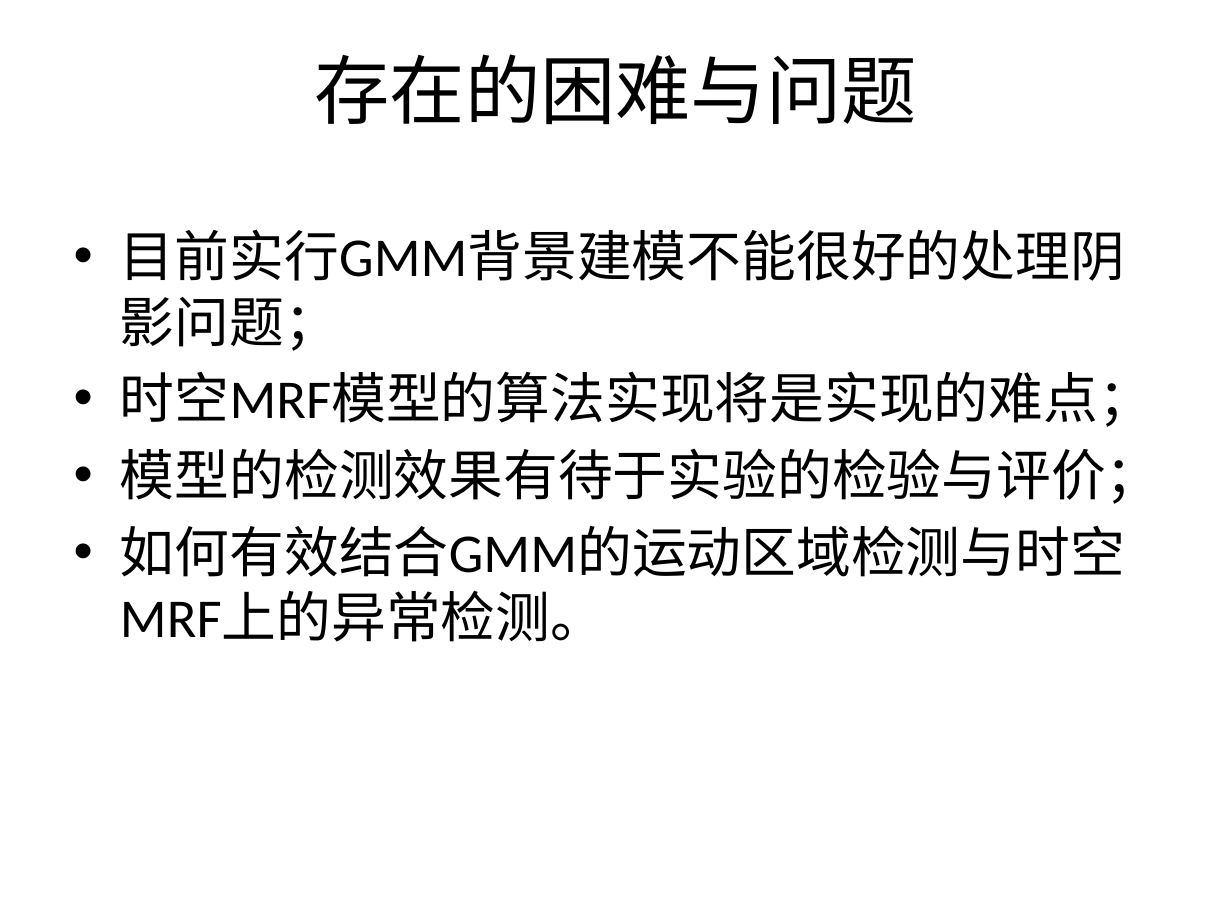
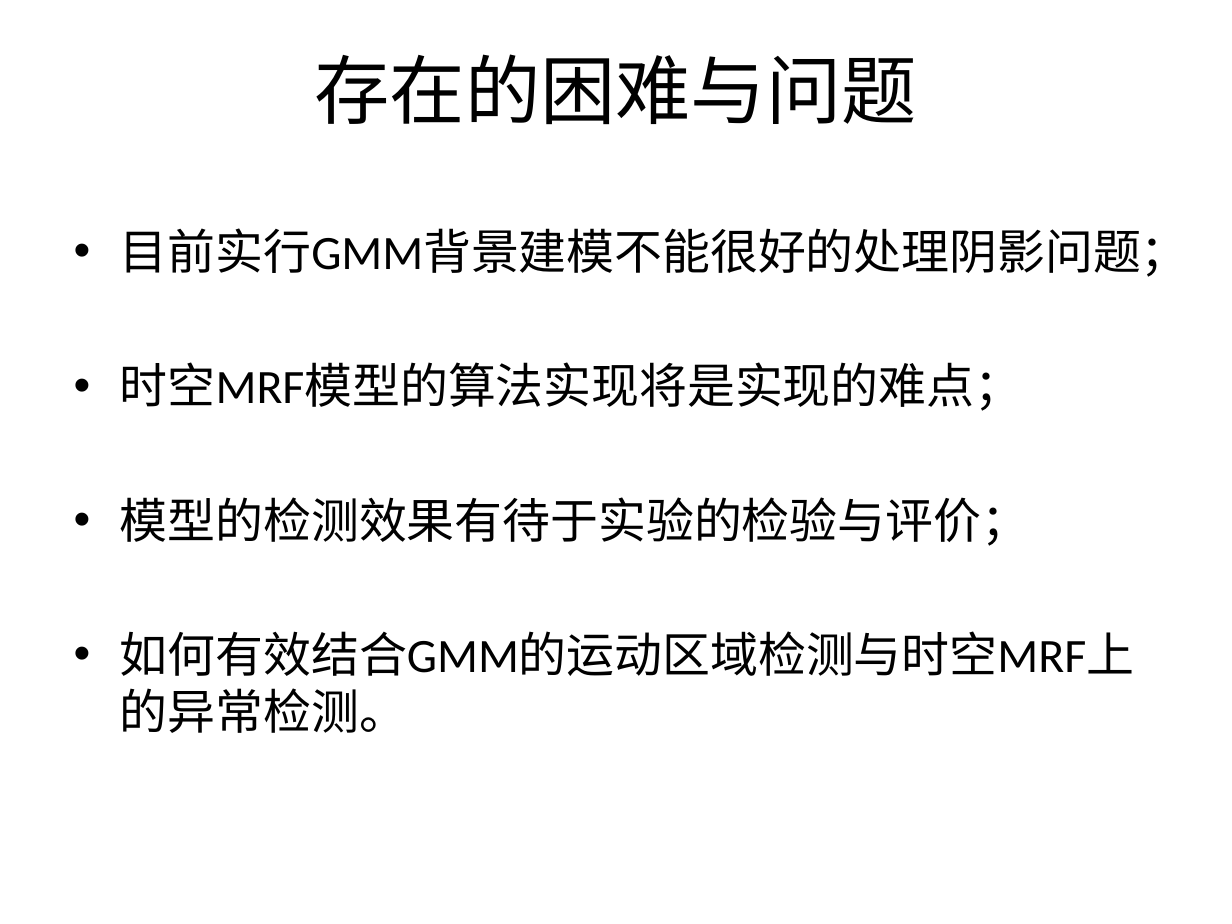
Before and after one commit to lftongheat/GraduateThesis, a slide deck: slide 9 of doc/论文中期报告-刘凤桐.pptx. Drawn at 1232x924 pixels with LibreOffice and Linux fonts; fonts in the diff are those of the drawing; background and template pictures are left out. Boxes give left, top, right and bottom in pixels: in the first picture for what was removed or moved away, otherwise in the second. Text is boxed around its words. In the diff, an @@ line names an element or a change of style, - is before the commit and + after.

```diff
--- a/doc/论文中期报告-刘凤桐.pptx
+++ b/doc/论文中期报告-刘凤桐.pptx
@@ text "目前实行GMM背景建模不能很好的处理阴影问题；" at (x1=120, y1=228, x2=1189, y2=733): size 32 to 28 pt @@
```
Also in this commit, not shown: 4 other slides changed, 41 other files.
